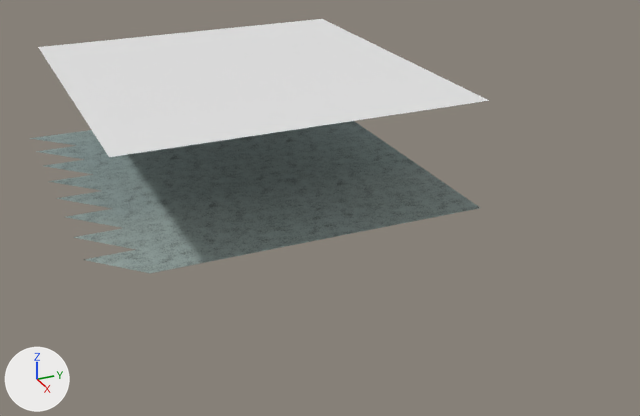
The glTF model eloria-assets/maps/continent-v2/saltsound/client/chunks/03_06/world.glb as it was, and as the next commit left it.
The view is the same before and after, from a camera (50 mm lens) standing at (-556.0, 370.1, 10.7) and looking at (-586.2, 383.7, -4.4). The axes (+X, +Y, +Z) are drawn at lower left. The lights are the same throughout. The picture after the commit comes second. Where no turn or scale is listed for an object, it has been applied to the vertices. Vertices at exactly the same position are counted once.

Names of what the first picture shows: 'AuthoredGround_saltsoundBase_saltsound_03_06', 'Water_saltsound_03_06' and 1 more.
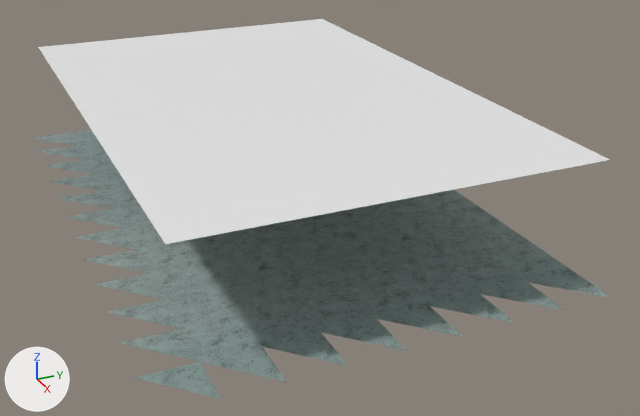
Where the change shows, as pixel boxes [x1, y1, x2, y2] in the pictures (640 x 416 px):
```json
{"object": "AuthoredGround_saltsoundBase_saltsound_03_06", "change": "reshaped", "before": [30, 121, 480, 273], "after": [30, 130, 612, 399], "on screen": "29% wider, 76% taller"}
{"object": "Water_saltsound_03_06", "change": "reshaped", "before": [38, 19, 489, 157], "after": [38, 19, 610, 244], "on screen": "27% wider, 63% taller"}
{"part": 2, "of": "me_authoredground_saltsoundbase_saltsound_03_06", "change": "added", "after": [94, 208, 612, 399]}
```

The change, as JSON lines over the scene's bpy script:
```json
{"block": "me_water_saltsound_03_06", "where": "# used by ob_water_saltsound_03_06; location = (-2059.0, 6521.0, 0.0)"}
{"op": "remove", "block": "me_water_saltsound_03_06", "code": "me_water_saltsound_03_06.from_pydata(...)  # 4 vertices, 2 faces; spans x 1459.0..1475.0, y -6146.0..-6131.0, z 0.0"}
{"op": "add", "block": "me_water_saltsound_03_06", "code": "me_water_saltsound_03_06.from_pydata(...)  # 4 vertices, 2 faces; spans x 1459.0..1482.0, y -6146.0..-6131.0, z 0.0"}
{"block": "me_water_saltsound_03_06", "change": "me_water_saltsound_03_06 part 1"}
{"op": "set", "path": "me_water_saltsound_03_06.vertices[2].co", "old": "(1475.0, -6146.0, 0.0)", "new": "(1482.0, -6146.0, 0.0)", "note": "pixel (109, 157) -> pixel (165, 244)"}
{"op": "set", "path": "me_water_saltsound_03_06.vertices[3].co", "old": "(1475.0, -6131.0, 0.0)", "new": "(1482.0, -6131.0, 0.0)", "note": "pixel (489, 100) -> pixel (610, 159)"}
{"block": "me_authoredground_saltsoundbase_saltsound_03_06", "where": "# used by ob_authoredground_saltsoundbase_saltsound_03_06; location = (-2059.0, 6521.0, 0.0)"}
{"op": "remove", "block": "me_authoredground_saltsoundbase_saltsound_03_06", "code": "me_authoredground_saltsoundbase_saltsound_03_06.from_pydata(...)  # 80 vertices, 120 faces; spans x 1459.0..1475.0, y -6147.0..-6131.0, z -4.7..-4.5"}
{"op": "add", "block": "me_authoredground_saltsoundbase_saltsound_03_06", "code": "me_authoredground_saltsoundbase_saltsound_03_06.from_pydata(...)  # 116 vertices, 173 faces; spans x 1459.0..1483.0, y -6147.0..-6131.0, z -4.7..-4.5"}
{"block": "me_authoredground_saltsoundbase_saltsound_03_06", "change": "me_authoredground_saltsoundbase_saltsound_03_06 part 2"}
{"block": "me_authoredground_saltsoundbase_saltsound_03_06", "change": "1 vertex is added at (1481.0, -6147.0, -4.6)"}
{"block": "me_authoredground_saltsoundbase_saltsound_03_06", "change": "7 new vertices lie (2.0, 0.0, 0.0) away from vertices in x 1475.0, y -6145.0..-6131.0, z -4.7..-4.6"}
{"block": "me_authoredground_saltsoundbase_saltsound_03_06", "change": "6 new vertices lie (2.0, 0.0, 0.0) away from vertices in x 1477.0, y -6145.0..-6131.0, z -4.7..-4.6"}
{"block": "me_authoredground_saltsoundbase_saltsound_03_06", "change": "5 new vertices lie (0.0, -2.0, 0.0) away from vertices in x 1475.0..1479.0, y -6145.0..-6131.0, z -4.7..-4.6"}
{"block": "me_authoredground_saltsoundbase_saltsound_03_06", "change": "6 new vertices lie (2.0, 0.0, 0.0) away from vertices in x 1479.0, y -6145.0..-6131.0, z -4.7..-4.6"}
{"block": "me_authoredground_saltsoundbase_saltsound_03_06", "change": "6 new vertices lie (2.0, 2.0, -0.1) away from vertices in x 1477.0..1481.0, y -6143.0..-6137.0, z -4.6"}
{"block": "me_authoredground_saltsoundbase_saltsound_03_06", "change": "5 new vertices lie (2.0, 0.0, 0.0) away from vertices in x 1481.0, y -6145.0..-6131.0, z -4.7..-4.6"}
{"block": "me_authoredground_saltsoundbase_saltsound_03_06", "change": "53 new faces join them"}
```
